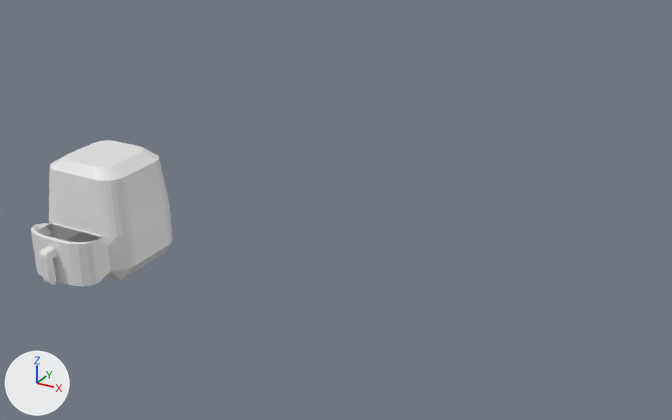
Renders of the FBX model Assets/Meshes/Airfrier.fbx from each side of a commit.
One viewpoint serves both versions: a camera (50 mm lens) standing at (0.61, -2.59, 1.17) and looking at (-0.8, -0.02, -0.11). Arrows for +X, +Y and +Z are at lower left; the lights stay in place. Vertices at the same position are counted once.
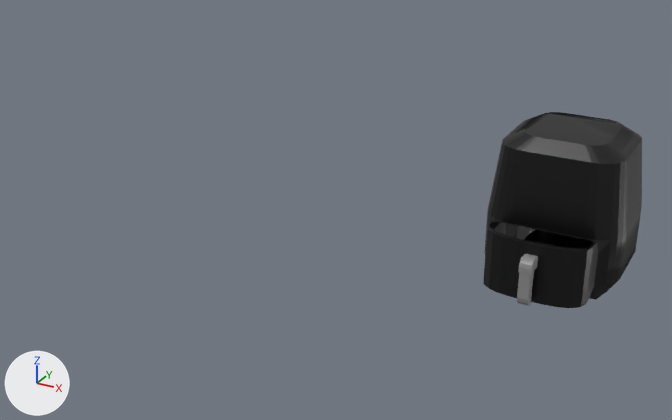
The edits, one by one:
Material 'Material' (mat_material) changes colour from white #e7e7e7 to black #000000; in linear values from (0.8, 0.8, 0.8) to (0.0, 0.0, 0.0).
Material 'Material.001' (mat_material_001) is new.
Its base color is (0.26, 0.26, 0.26) (grey #8b8b8b).
me_cube is used by ob_cube; location (-2.077, -0.183, -0.627); scale (0.092, 0.0868, 0.0958).
me_cube had 256 vertices, 214 faces and spanned x 0.02..4.43, y -2.17..4.44, z 0.6..5.47.
me_cube now has 360 vertices, 307 faces and spans x 20.35..24.76, y -2.41..4.19, z 5.35..10.29.
me_cube part 1: the loose piece of 52 vertices spanning x 2.06..2.45, y -2.17..-1.48, z 1.14..2.65 is moved by (20.33, -0.25, 4.82).
me_cube part 2: a new loose piece of 308 vertices spanning x 20.35..24.76, y -1.83..4.19, z 5.35..10.29, in mat_material (black #000000).
me_cube part 3: the loose piece of 204 vertices spanning x 0.02..4.43, y -1.58..4.44, z 0.6..5.47 is deleted.
me_cube now uses material mat_material_001 (grey #8b8b8b).
Object 'Cube' (ob_cube) moves from (-2.077, -0.183, -0.627) to (-2.066, -0.222, -0.629).
Object 'Cube' (ob_cube) is rescaled from (0.092, 0.0868, 0.0958) to (0.0908, 0.0832, 0.0925).

What differs and where, as boxes (x1, y1, x2, y2) in the pictures (672 x 420 px; the box of a moved part takes in the faces that stretch with it):
'Cube', recoloured, reshaped, moved, rescaled (12% wider, 34% taller)
    before: (31, 140, 173, 286)
    after: (483, 112, 642, 308)
part 1 of me_cube, moved or reshaped
    before: (39, 247, 57, 285)
    after: (517, 254, 538, 306)
part 2 of me_cube, added (black)
    after: (483, 112, 642, 308)
part 3 of me_cube, deleted
    before: (31, 140, 173, 286)
